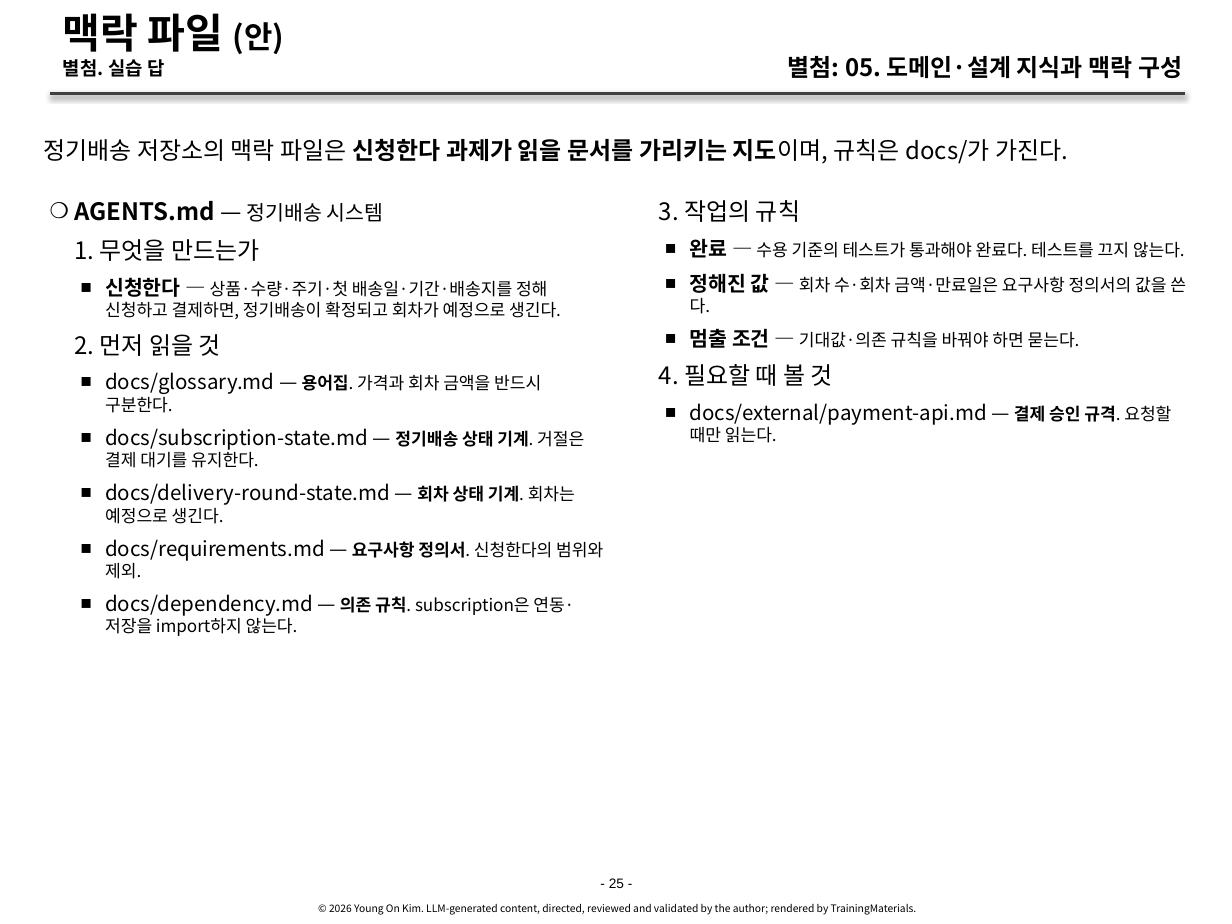
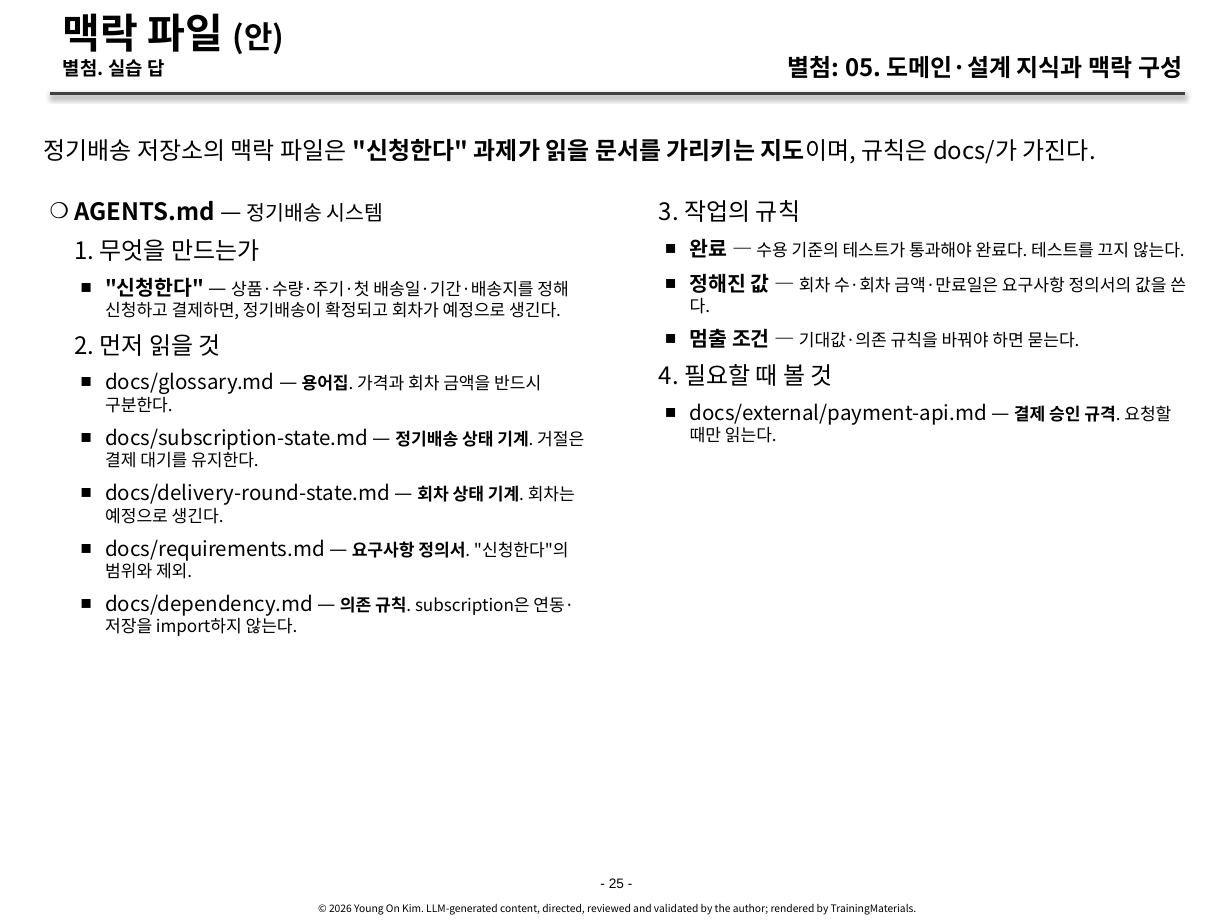
Before and after one commit to YoungSan77/TrainingMaterials, a slide deck: slide 25 of courses/ai-native/sessions/s05.pptx. Drawn at 1232x924 pixels with LibreOffice and Linux fonts; fonts in the diff are those of the drawing. Boxes give left, top, right and bottom in pixels: in the first picture for what was removed or moved away, otherwise in the second. Text is boxed around its words. In the diff, an @@ line names an element or a change of style, - is before the commit and + after.

```diff
--- a/courses/ai-native/sessions/s05.pptx
+++ b/courses/ai-native/sessions/s05.pptx
@@ text at (x1=44, y1=139, x2=1096, y2=164): text changed @@
-정기배송 저장소의 맥락 파일은 신청한다 과제가 읽을 문서를 가리키는 지도이며, 규칙은 docs/가 가진다.
+정기배송 저장소의 맥락 파일은 "신청한다" 과제가 읽을 문서를 가리키는 지도이며, 규칙은 docs/가 가진다.
@@ text at (x1=105, y1=277, x2=568, y2=319): text changed @@
-      ■ 신청한다 — 상품·수량·주기·첫 배송일·기간·배송지를 정해 신청하고 결제하면, 정기배송이 확정되고 회차가 예정으로 생긴다.
+      ■ "신청한다" — 상품·수량·주기·첫 배송일·기간·배송지를 정해 신청하고 결제하면, 정기배송이 확정되고 회차가 예정으로 생긴다.
@@ text at (x1=105, y1=539, x2=569, y2=579): text changed @@
-      ■ docs/requirements.md — 요구사항 정의서. 신청한다의 범위와 제외.
+      ■ docs/requirements.md — 요구사항 정의서. "신청한다"의 범위와 제외.
```
Also in this commit, not shown: 7 other slides changed, 11 other files.
